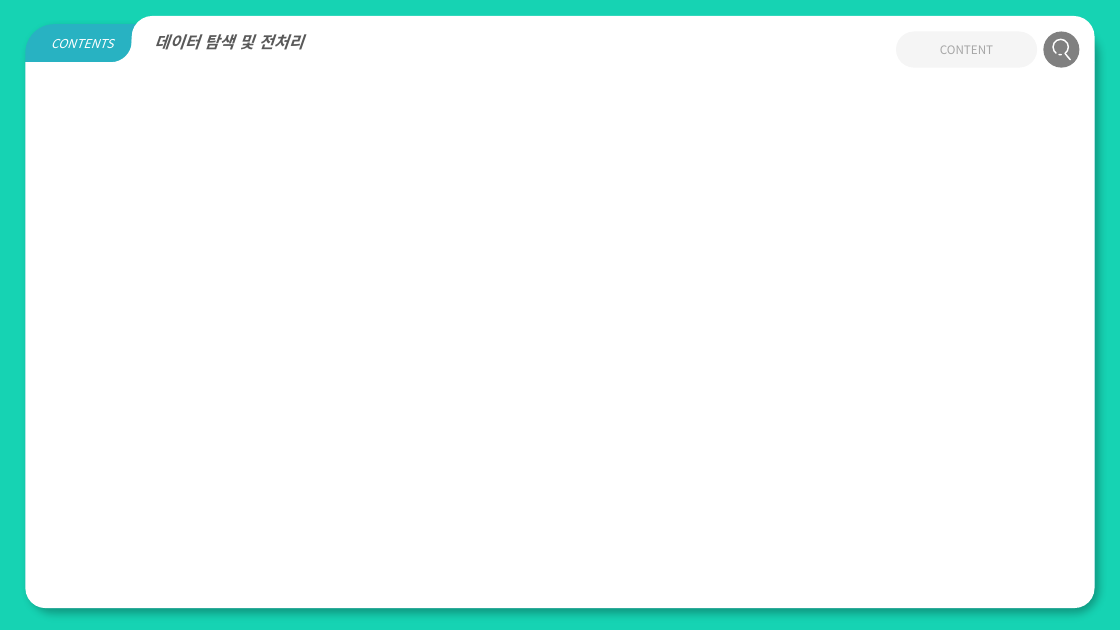
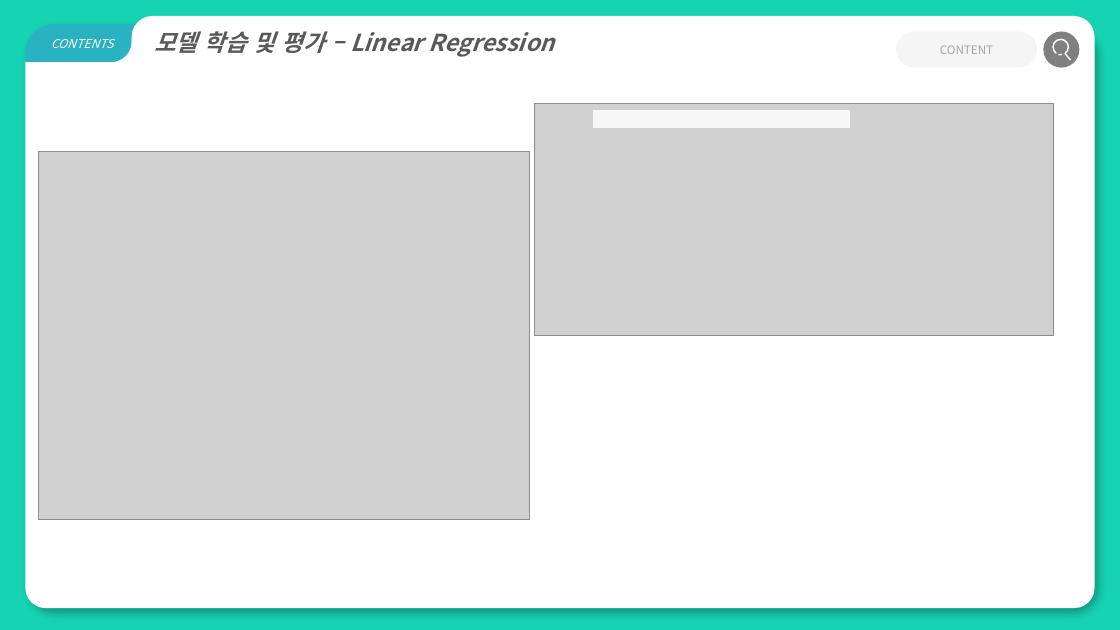
Before and after one commit to good-thing/life_exam, a slide deck: slide 6 of 특강 프로젝트 PPT.pptx. Drawn at 1120x630 pixels with LibreOffice and Linux fonts; fonts in the diff are those of the drawing; grey boxes stand for pictures. Boxes give left, top, right and bottom in pixels: in the first picture for what was removed or moved away, otherwise in the second. Text is boxed around its words. In the diff, an @@ line names an element or a change of style, - is before the commit and + after.

```diff
--- a/특강 프로젝트 PPT.pptx
+++ b/특강 프로젝트 PPT.pptx
@@ text in round same rect at [154,31,554,57]: text changed; size 14 to 20 pt @@
-    데이터 탐색 및 전처리
+    모델 학습 및 평가 – Linear Regression
@@ picture added at [534,103,1053,335] @@
@@ rectangle added at [594,111,850,128], fill #F7F7F7, outline #F7F7F7 1 pt @@
@@ picture added at [39,151,529,519] @@
```
Also in this commit, not shown: 7 other slides changed, 3 slides added, 1 other file.
